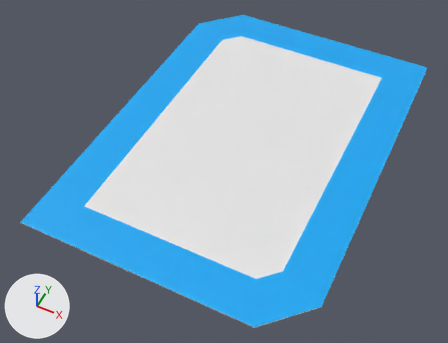
Two versions of the Blender file Assets/Thaumaturgy/Capturllection/Capturllection Card.blend, one commit apart.
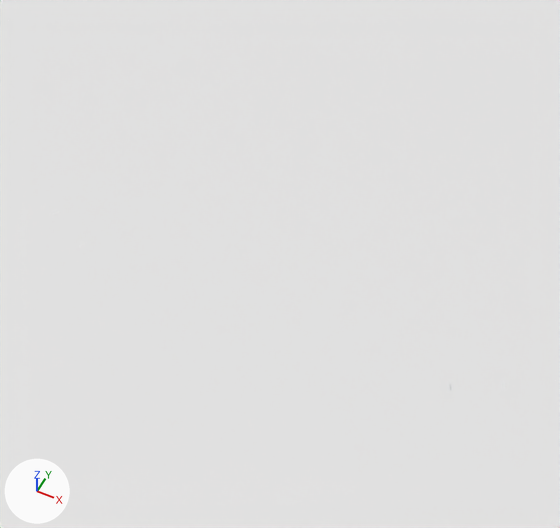
Each version is shown whole from a 50 mm lens placed at (0.0418, -0.096, 0.1044), pointed at (-0.0022, -0.0081, -0.0056), then close up on the part from 36% to 61% of the width and 37% to 67% of the height. Arrows for +X, +Y and +Z are at lower left; the lights stay in place.
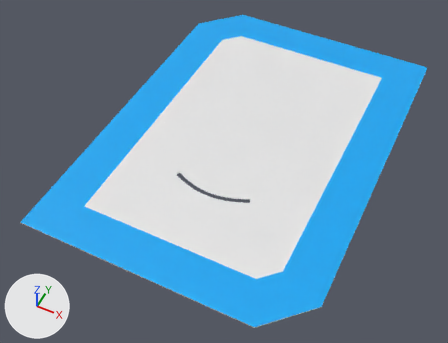
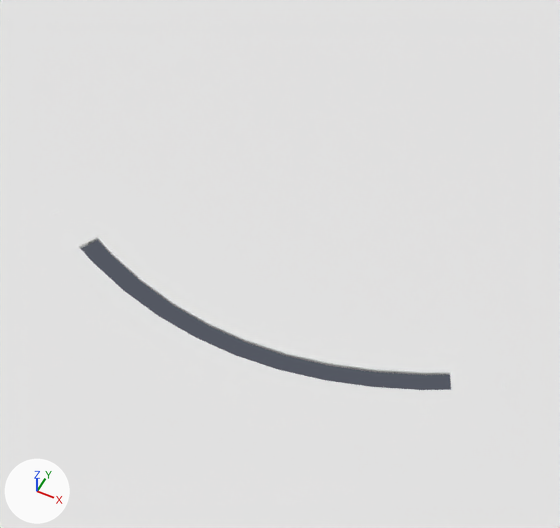
The newer file adds a shape key; the second version is drawn at full value of the shape key 'Key 1' of 'Cube.002', and the change is written as the vertex moves it makes.

The change, as JSON lines over the scene's bpy script:
```json
{"block": "me_cube_003", "where": "me_cube_003.from_pydata(...)  # 4123 vertices, 2198 faces; spans x -0.0318..0.0318, y -0.0444..0.0444, z -0.0001..0.0001"}
{"block": "me_cube_003", "where": "# used by ob_cube_002; location = (0.0, 0.0, 0.0)"}
{"block": "me_cube_003", "change": "me_cube_003 part 1: the loose piece of 21 vertices spanning x 0.004..0.0091, y -0.0191..-0.0172, z -0.0001..0.0001 is turned 0 degrees about the z axis through the mesh origin and scaled by 0"}
{"block": "me_cube_003", "change": "me_cube_003 part 2: the loose piece of 22 vertices spanning x -0.0091..-0.004, y -0.0191..-0.0172, z -0.0001..0.0001 is turned 0 degrees about the z axis through the mesh origin and scaled by 0"}
{"block": "me_cube_003", "change": "me_cube_003 part 3: the loose piece of 92 vertices spanning x -0.0091..0.0091, y -0.0205..-0.0181, z -0.0001..0.0001 is turned 0 degrees about the z axis through the mesh origin and scaled by 0"}
```

Pixel boxes (x1, y1, x2, y2) of what changed, in the close-ups (560 x 528 px; the box of a moved part takes in the faces that stretch with it):
```json
{"part": 1, "of": "me_cube_003", "change": "moved or reshaped", "before": [335, 363, 451, 390], "on screen": "not visible afterwards"}
{"part": 2, "of": "me_cube_003", "change": "moved or reshaped", "before": [80, 237, 170, 300], "on screen": "not visible afterwards"}
{"part": 3, "of": "me_cube_003", "change": "moved or reshaped", "before": [79, 247, 448, 390], "on screen": "not visible afterwards"}
```
